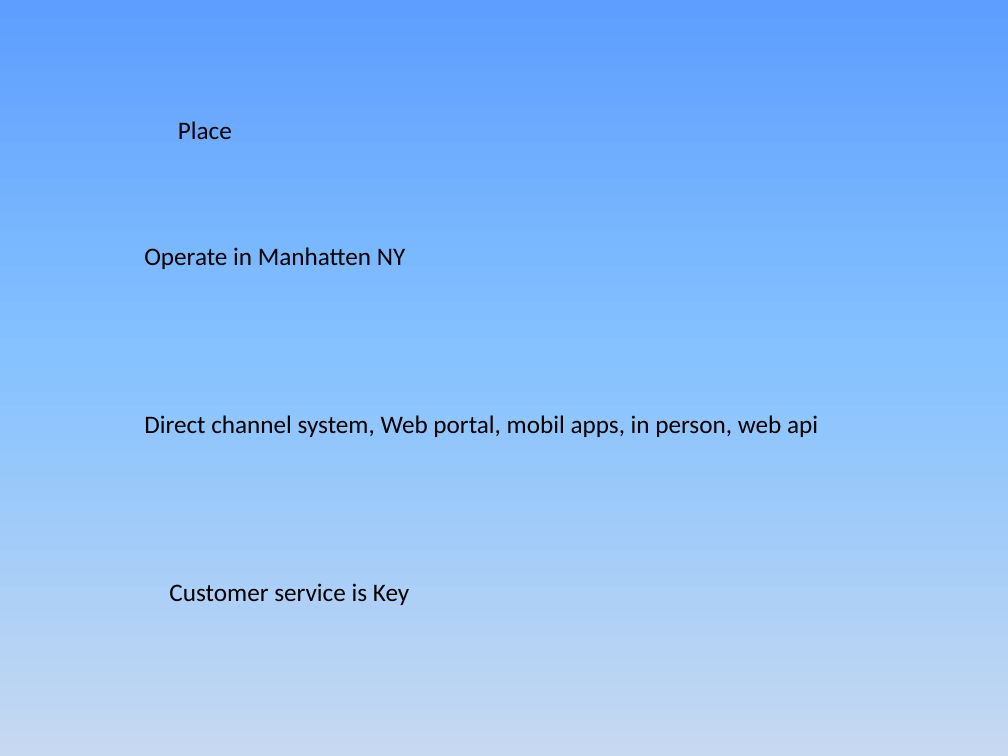
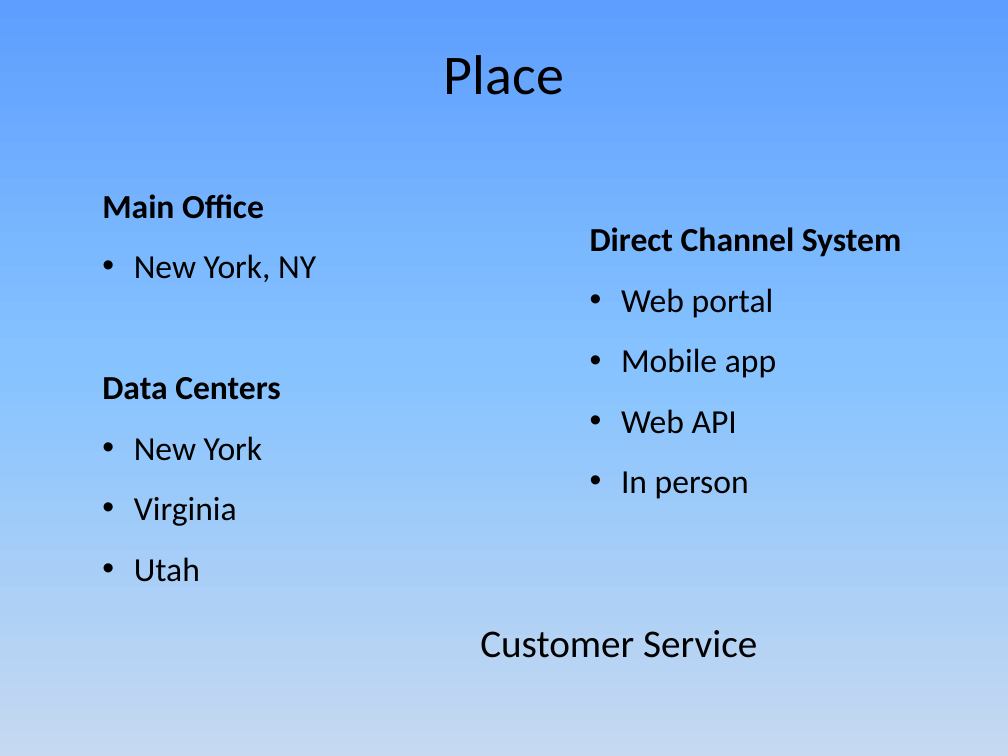
Before and after one commit to JamesLeB/Business, a slide deck: slide 9 of TODO/2-Monday/Presentation1.pptx. Drawn at 1008x756 pixels with LibreOffice and Linux fonts; fonts in the diff are those of the drawing. Boxes give left, top, right and bottom in pixels: in the first picture for what was removed or moved away, otherwise in the second. Text is boxed around its words. In the diff, an @@ line names an element or a change of style, - is before the commit and + after.

```diff
--- a/TODO/2-Monday/Presentation1.pptx
+++ b/TODO/2-Monday/Presentation1.pptx
@@ text "Place": place and size @@
-text "Place" at [178, 121, 232, 139]
+text "Place" at [444, 55, 564, 95]
@@ text "Place" at [444, 55, 564, 95]: size 18 to 40 pt; alignment left to centre @@
@@ text added at [102, 194, 316, 582], 24 pt, text #000000 @@
+Main Office
+• New York, NY
+Data Centers
+• New York
+• Virginia
+• Utah
@@ text at [590, 227, 902, 499]: text changed; size 18 to 24 pt @@
-Direct channel system, Web portal, mobil apps, in person, web api
+Direct Channel System
+• Web portal
+• Mobile app
+• Web API
+• In person
@@ text removed at [144, 247, 406, 269] @@
-Operate in Manhatten NY
@@ text at [480, 630, 757, 658]: text changed; size 18 to 28 pt @@
-Customer service is Key
+Customer Service
```
Also in this commit, not shown: 13 other slides changed, 1 slide added, 1 slide removed, 2 other files.
